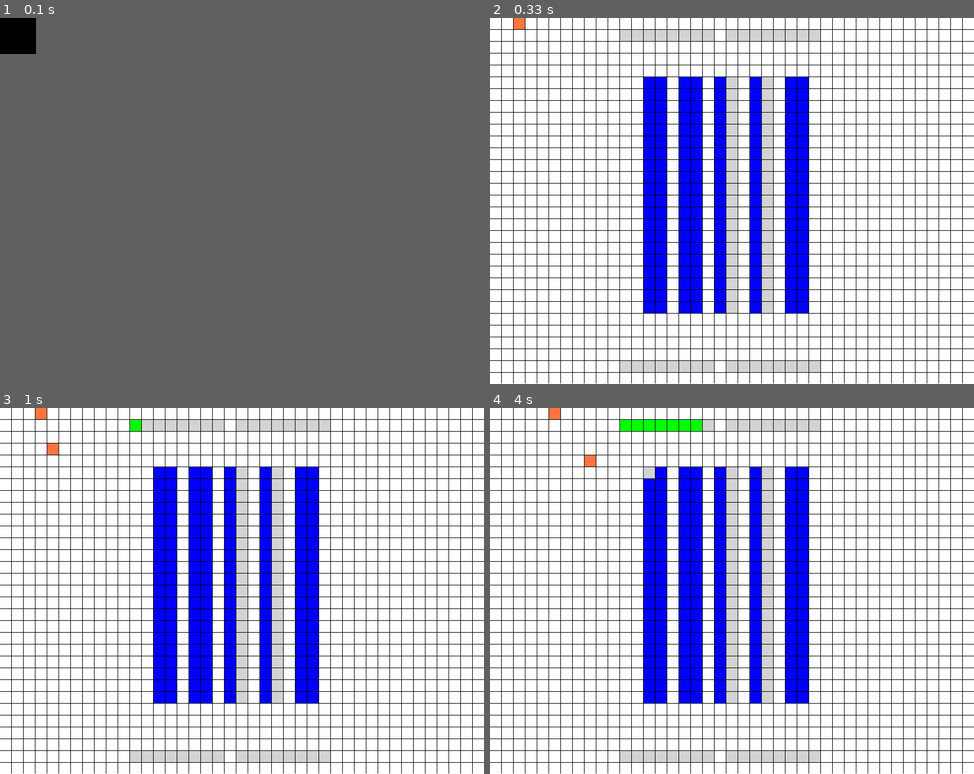
Above: before the commit, frames 1-4 (two rows, left to right).
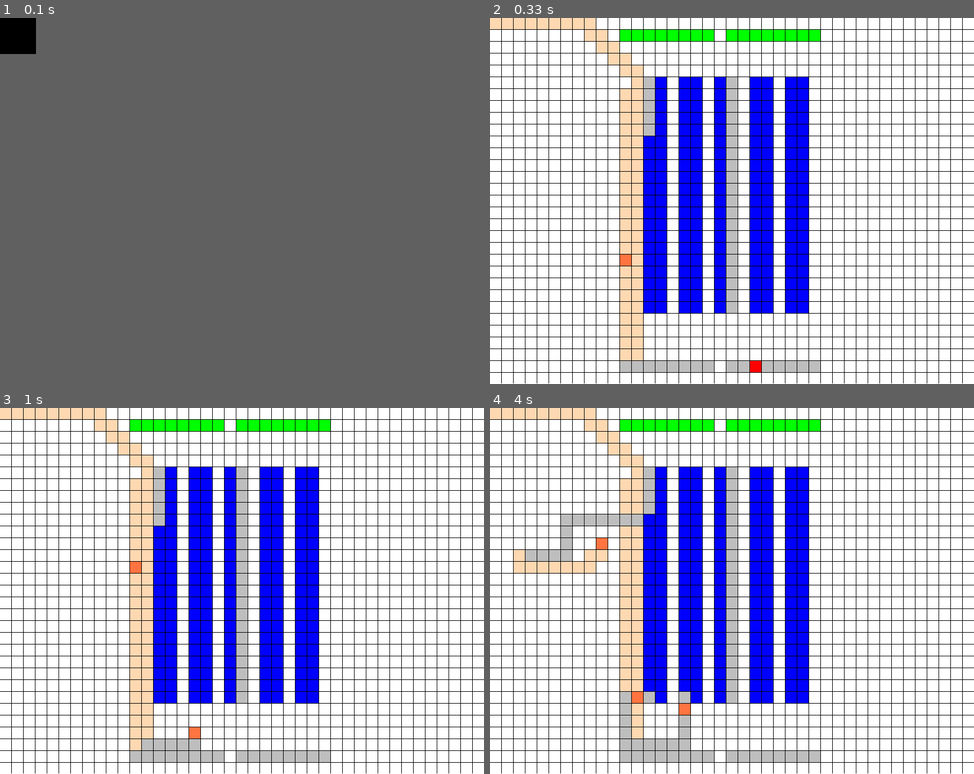
Above: after the commit, the same moments.

Repository: ironmann250/warehouse-simulator
Game: pygame game, started from interface.py
The game is run twice, just before and just after one commit, with the same random seed, the same clock (stepped at 60 frames per second) and the same inputs.
Inputs:
- Up to frame 1 (0.1 s): no input
- Up to frame 2 (0.33 s): no input
- Up to frame 3 (1 s): hold Right 0.33-0.8 s; hold Up from 0.83 s (still down)
- Up to frame 4 (4 s): release Up at 1.3 s; hold Right 1.33-1.8 s; hold Left 1.83-2.37 s; hold Down 2.4-2.7 s; hold Left 2.73-3.13 s; hold Up 3.17-3.53 s; hold Right from 3.57 s (still down)

Frame 1 is identical in both runs. In frame 2, 7.6% of the frame differs, in the area x 0-69%, y 0-97%; in frame 3, 7.9%; in frame 4, 9.2%, in the area x 0-69%, y 0-94%.

Commit message:
fixed major bug in the warehouse instruction maker ignoring crates

Diff:
--- a/config.py
+++ b/config.py
@@ -13,13 +13,13 @@
 
 INPUT=2
 INPUT_CONTAINERS=8
-INPUT_SPEED=500 #milliseconds
+INPUT_SPEED=1 #milliseconds
 INPUTS_COLOR=(0,255,0)
 
 
 OUTPUTS=2
 OUTPUT_CONTAINERS=8
-OUTPUT_SPEED=1500 #milliseconds
+OUTPUT_SPEED=1 #milliseconds
 OUTPUTS_COLOR=(255,0,0)
 
 CRATES_WIDTH=2
@@ -29,7 +29,7 @@
  for i in range(CRATES_GROUPS)] #init crates GROUP[LENGTH[WIDTH]]
 CRATES_COLOR=(0,0,255)
 
-EMPTY_COLOR=(211,211,211)
+EMPTY_COLOR=(190,190,190)
 
 TYPES=[0,1,2,3] #0 nothing, 1 crate, 2 input, 3 output, 4 is robot
 INSTRUCTIONS=[]
@@ -78,7 +78,7 @@
         for length in range(CRATES_LENGTH):
             for width in range(CRATES_WIDTH):
                 #choose randomly with bias of n% for a crate to not be empty
-                CRATES[group][length][width]=random.choices([1,0], weights=(70,30),k=1)[0]
+                CRATES[group][length][width]=random.choices([1,0], weights=(80,20),k=1)[0]
 
 
 randomly_populate_crates()
--- a/interface.py
+++ b/interface.py
@@ -178,19 +178,27 @@
         for rows in self.grid:
             c=0
             for col in rows:
-                if col[0]!=0:
+                if col[0]==5:
+                    obj=Container((254,216,177),self.get_cell_coordinate(r,c))
+                    self.screen.blit(obj.surf,self.get_cell_coordinate(r,c,False))
+
+                elif col[0] in [1,2,3,4]:
                     if col[1]==1: #col[1] is NOT empty in case of empty crates,inputs and outputs
                         obj=None
                         if col[0]==1:
                             obj=Container(config.CRATES_COLOR,self.get_cell_coordinate(r,c))
+                            #self.screen.blit(obj.surf,self.get_cell_coordinate(r,c,False))
                         elif col[0]==2:
                             obj=Container(config.INPUTS_COLOR,self.get_cell_coordinate(r,c))
+                            #self.screen.blit(obj.surf,self.get_cell_coordinate(r,c,False))
                         elif col[0]==3:
                             obj=Container(config.OUTPUTS_COLOR,self.get_cell_coordinate(r,c))
-                        elif col[0]==4:
+                            #self.screen.blit(obj.surf,self.get_cell_coordinate(r,c,False))
+                        elif col[0]==4 and col[1]!=0:
                             obj=Container(config.CRANE_COLOR,self.get_cell_coordinate(r,c))
 
                         self.screen.blit(obj.surf,self.get_cell_coordinate(r,c,False))
+
 
                     else: #the crate is empty
                         empty_crate=Container(config.EMPTY_COLOR,self.get_cell_coordinate(r,c))
@@ -268,7 +276,7 @@
         #check move validity and function
         if not self.collision_detected(self.crane):
             #move and destroy last one
-            self.grid[curr_location[0]][curr_location[1]]=[0,0]
+            self.grid[curr_location[0]][curr_location[1]][1]=0
             self.grid[self.crane[0]][self.crane[1]]=[4,1]
         else:
             self.auto_crane_action(self.crane)
@@ -329,7 +337,7 @@
         mz=Maze(grid=self.grid,rows=len(self.grid),
         columns=len(self.grid[0]),start=start,goal=end)
 
-        distance: Callable[[MazeLocation], float] = manhattan_distance(mz.goal)
+        distance: Callable[[MazeLocation], float] = euclidean_distance(mz.goal)
 
         solution: Optional[Node[MazeLocation]] = astar(mz.start,
         mz.goal_test, mz.successors,distance)
@@ -349,7 +357,7 @@
         i=self.path_counter
         cell=self.path[i]
         if not i==0:
-            self.grid[self.path[i-1].row][self.path[i-1].column]=[0,0]
+            self.grid[self.path[i-1].row][self.path[i-1].column]=[5,0]
         self.grid[cell.row][cell.column]=[4,1]
         time.sleep(sleep_for)
         if self.path_counter >= len(self.path)-1:
@@ -409,7 +417,7 @@
         self.draw_components()
         action=self.execute_instruction()
         if action:
-            self.path_exec(action,0.05)
+            self.path_exec(action,0.001)
         pygame.display.update()
 
     def run(self):
--- a/maze.py
+++ b/maze.py
@@ -43,7 +43,7 @@
     def fill_grid(self,grid,rows: int, columns: int):
         for row in range(rows):
             for column in range(columns):
-                if grid[row][column][0] in [1,2,3]:
+                if grid[row][column][0] in [1,2,3,4]:
                     self._grid[row][column]=Cell.BLOCKED
 
 
--- a/simpleWarehouseManager.py
+++ b/simpleWarehouseManager.py
@@ -139,30 +139,17 @@
             else:
                 continue
     #make instruction
-    #check if the crate is on the left or right
-    left=False
-    right=False
-    if grid[crate[0]][crate[1]-1][0]==3:
-        right=True
-    else:
-        left=True
 
-    if left:
-        #from start to crate
-        end1=[crate[0]-1,crate[1]]
-        action1='right'
-        instructions.append([start,end1,action1])
-        #from crate to output
-        end2=[output[0],output[1]-1]
-        action2='down'
-        instructions.append([end1,end2,action2])
-    else:
-        #from start to crate
+    #from start to crate
+    end1=[crate[0]-1,crate[1]]
+    action1='right'
+    if grid[end1[0]][end1[1]][0]==1:
         end1=[crate[0]+1,crate[1]]
         action1='left'
-        instructions.append([start,end1,action1])
-        #from crate to output
-        end2=[output[0],output[1]-1]
-        action2='down'
-        instructions.append([end1,end2,action2])
+    instructions.append([start,end1,action1])
+    #from crate to output
+    end2=[output[0],output[1]-1]
+    action2='down'
+    instructions.append([end1,end2,action2])
+
     return instructions
